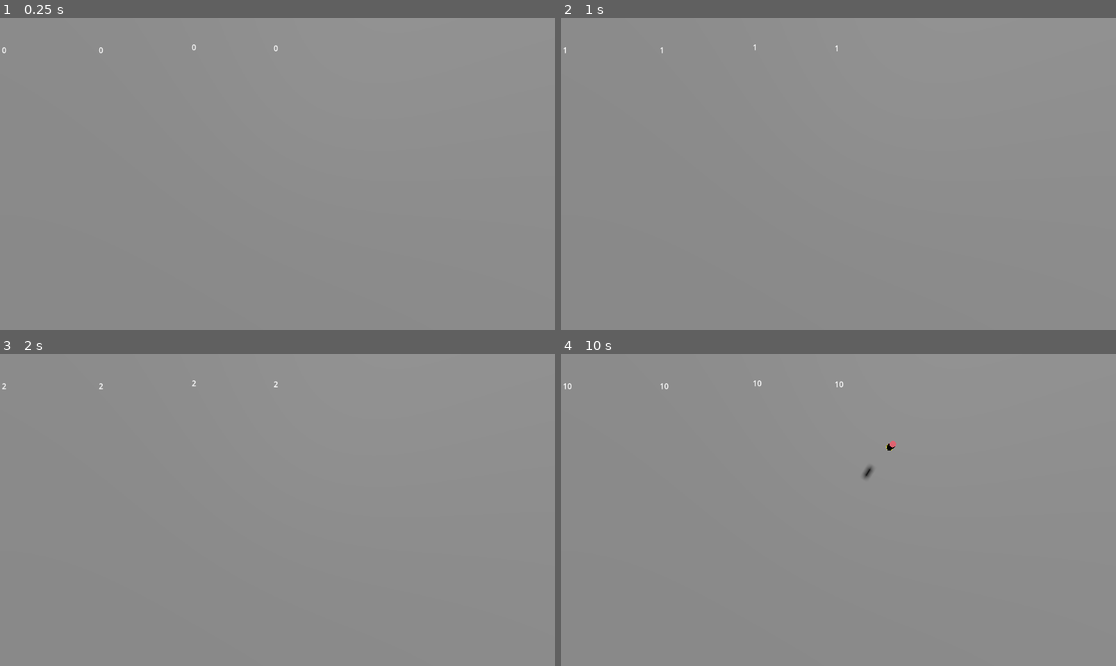
Above: before the commit, frames 1-4 (two rows, left to right).
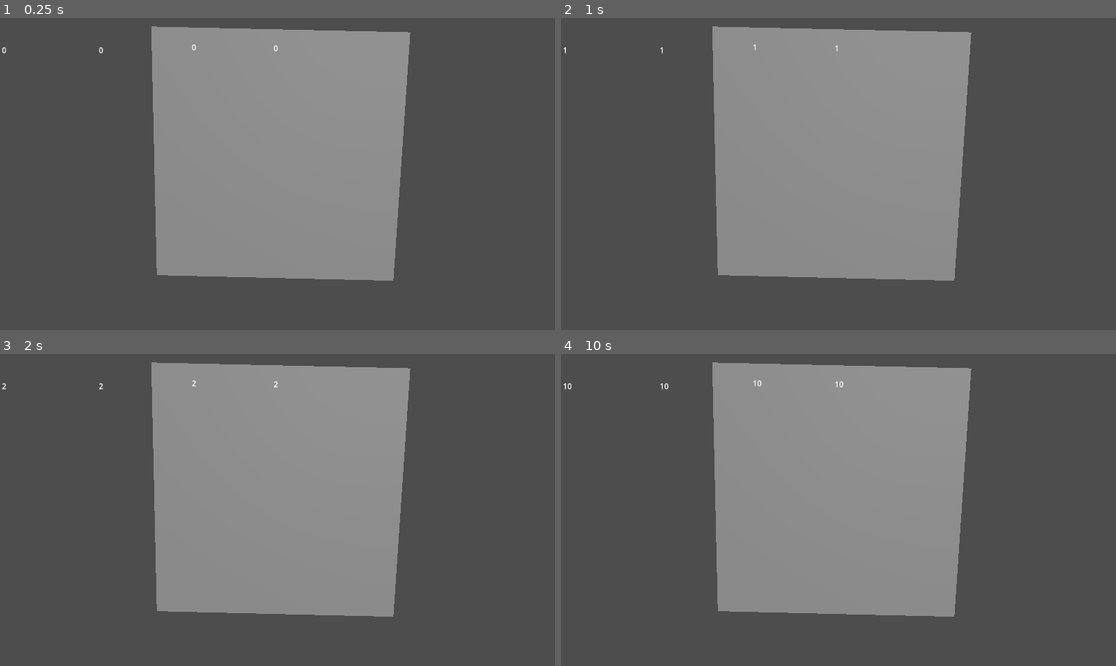
Above: after the commit, the same moments.

Repository: ChaffeyGameDevelopmentClub/SummerGameJam
Game: Godot game, scene res://whendead/test_scene.tscn
Two runs of this game, one before a commit and one after it. Both use one fixed random seed, a clock stepped at 60 frames per second and the inputs below. This scene is started directly instead of the project's main scene.
Inputs (mouse positions are in pixels of both pictures, inside the frame that each line leads up to):
- Up to frame 1 (0.25 s): no input
- Up to frame 2 (1 s): tap Enter at 0.5 s; move the mouse to (960, 158) at 0.52 s; press the mouse at (960, 158) at 0.53 s
- Up to frame 3 (2 s): tap Space at 1.25 s; move the mouse to (166, 525) at 1.27 s; release the mouse at (166, 525) at 1.28 s; click (166, 525) at 1.35 s
- Up to frame 4 (10 s): tap Enter at 2, 3.5 s; move the mouse to (894, 441) at 2.02 s; press the mouse at (894, 441) at 2.03 s; tap Space at 2.75, 4.25 s; move the mouse to (810, 572) at 2.77 s; release the mouse at (810, 572) at 2.78 s; click (810, 572) at 2.85 s; move the mouse to (1005, 556) at 3.52 s; press the mouse at (1005, 556) at 3.53 s; move the mouse to (672, 463) at 4.27 s; release the mouse at (672, 463) at 4.28 s; click (672, 463) at 4.35 s; move the mouse to (866, 510) at 5.02 s; press the mouse at (866, 510) at 5.03 s; move the mouse to (755, 432) at 5.77 s; release the mouse at (755, 432) at 5.78 s; click (755, 432) at 5.85 s; move the mouse to (960, 494) at 6.52 s; press the mouse at (960, 494) at 6.53 s; move the mouse to (727, 525) at 7.27 s; release the mouse at (727, 525) at 7.28 s; click (727, 525) at 7.35 s; move the mouse to (894, 441) at 8.02 s; press the mouse at (894, 441) at 8.03 s; move the mouse to (810, 572) at 8.77 s; release the mouse at (810, 572) at 8.78 s; click (810, 572) at 8.85 s; move the mouse to (1005, 556) at 9.52 s; press the mouse at (1005, 556) at 9.53 s

The runs differ from the first frame. In frame 1, 64% of the frame differs, in the area x 0-100%, y 0-100%; in frame 2, 64%; in frame 3, 64%; in frame 4, 64%.

Commit message:
minor changes
Added Lunas bomb replacing the place holder. Gave it physics and added a floor but it has no collision.

Diff:
--- a/Godot/script/dead_timer_script.gd
+++ b/Godot/script/dead_timer_script.gd
@@ -23,7 +23,7 @@
 	player_coin_2.text = str(AdrianGlobal.coin2)
 	player_coin_3.text = str(AdrianGlobal.coin3)
 	player_coin_4.text = str(AdrianGlobal.coin4)
-	if Input.is_action_pressed("DrobBomb"):
+	if Input.is_action_just_released("DrobBomb"):
 			if AdrianGlobal.coin1 >= 10:
 				AdrianGlobal.emit_signal("bomb_press")
 				AdrianGlobal.coin1 -= 10
--- /dev/null
+++ b/Godot/whendead/bomb_test.tscn
@@ -0,0 +1,10 @@
+[gd_scene load_steps=2 format=3 uid="uid://byewncn6usa3s"]
+
+[ext_resource type="PackedScene" uid="uid://c0hsbd2gam8pu" path="res://placeholders/Bomb_1.glb" id="1_80u18"]
+
+[node name="Node3D" type="Node3D"]
+
+[node name="Bomb_1" parent="." instance=ExtResource("1_80u18")]
+
+[node name="Camera3D" type="Camera3D" parent="."]
+transform = Transform3D(1, 0, 0, 0, 1, 0, 0, 0, 1, 0, 0, 3.98682)
--- a/Godot/whendead/test_scene.tscn
+++ b/Godot/whendead/test_scene.tscn
@@ -1,10 +1,12 @@
-[gd_scene load_steps=5 format=3 uid="uid://2t3fyv7qrj1o"]
+[gd_scene load_steps=6 format=3 uid="uid://2t3fyv7qrj1o"]
 
 [ext_resource type="Script" path="res://whendead/bomb_spawner.gd" id="1_1ftqi"]
-[ext_resource type="PackedScene" uid="uid://ba1vlh837w5tj" path="res://placeholders/shgun.glb" id="2_1fc81"]
+[ext_resource type="PackedScene" uid="uid://c0hsbd2gam8pu" path="res://placeholders/Bomb_1.glb" id="2_vvx23"]
 [ext_resource type="PackedScene" uid="uid://tdwswcrnkfy7" path="res://whendead/dead_timer.tscn" id="3_ngn6d"]
 
 [sub_resource type="PlaneMesh" id="PlaneMesh_43xy8"]
+
+[sub_resource type="Skin" id="Skin_kd743"]
 
 [node name="TestScene" type="Node3D"]
 
@@ -13,15 +15,16 @@
 shadow_enabled = true
 
 [node name="Camera3D" type="Camera3D" parent="."]
-transform = Transform3D(0.999734, -0.0230193, 0.00126078, -0.00297361, -0.0745267, 0.997215, -0.0228612, -0.996953, -0.0745754, 0.0221682, 2.47716, -0.0306739)
+transform = Transform3D(0.999734, -0.0230193, 0.00126078, -0.00297361, -0.0745267, 0.997215, -0.0228612, -0.996953, -0.0745754, 0.0221682, 7.73503, -0.0306739)
 current = true
 
 [node name="BombSpawner" type="Node" parent="."]
 script = ExtResource("1_1ftqi")
-bomb = ExtResource("2_1fc81")
+bomb = ExtResource("2_vvx23")
 
 [node name="DeadTimer" parent="." instance=ExtResource("3_ngn6d")]
 
 [node name="MeshInstance3D" type="MeshInstance3D" parent="."]
-transform = Transform3D(6.95, 0, 0, 0, 6.95, 0, 0, 0, 6.95, 0, 0, 0)
+transform = Transform3D(6.95, 0, 0, 0, 6.95, 0, 0, 0, 6.95, 0, -3.71405, 0)
 mesh = SubResource("PlaneMesh_43xy8")
+skin = SubResource("Skin_kd743")
Binary file added: Godot/placeholders/Bomb_1.glb
Not shown, changed: Godot/placeholders/Bomb_1.glb.import
Binary file removed: Godot/placeholders/shgun.glb
